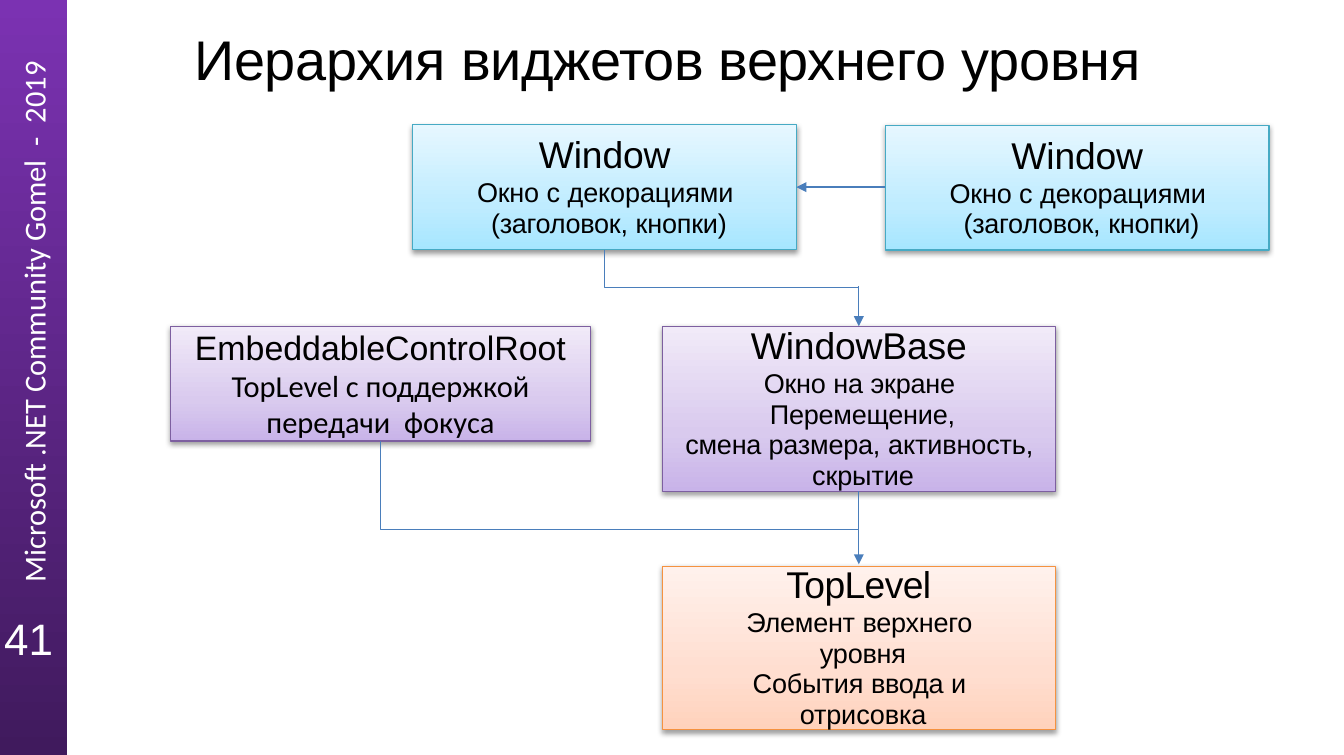
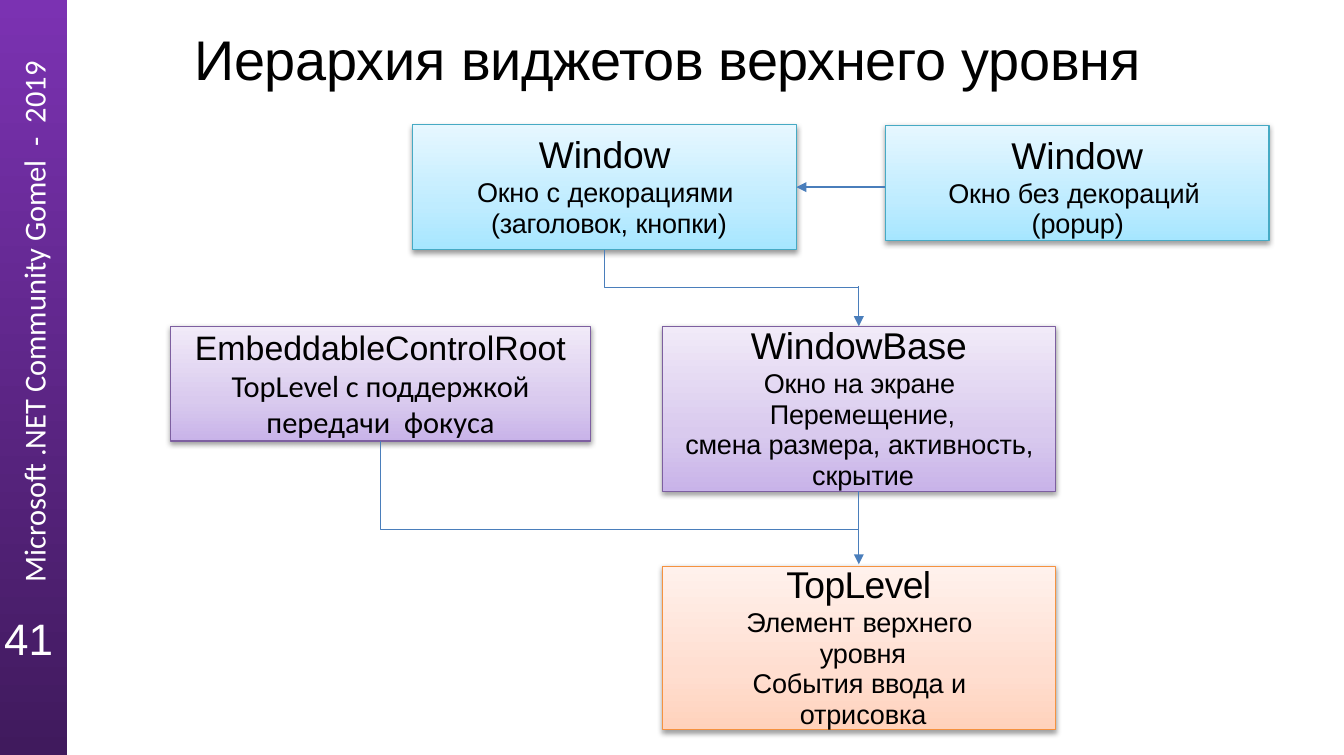
Before and after one commit to Guddiny/NetMeetupGomel20191003, a slide deck: slide 41 of DemoStyles/Presentation/avalonia-UI.pptx. Drawn at 1344x755 pixels with LibreOffice and Linux fonts; fonts in the diff are those of the drawing. Boxes give left, top, right and bottom in pixels: in the first picture for what was removed or moved away, otherwise in the second. Text is boxed around its words. In the diff, an @@ line names an element or a change of style, - is before the commit and + after.

```diff
--- a/DemoStyles/Presentation/avalonia-UI.pptx
+++ b/DemoStyles/Presentation/avalonia-UI.pptx
@@ rectangle "Window" resized from (x1=885, y1=126, x2=1268, y2=250) to (x1=885, y1=126, x2=1268, y2=241) @@
@@ text in rectangle at (x1=948, y1=183, x2=1200, y2=238): text changed @@
-Окно с декорациями (заголовок, кнопки)
+Окно без декораций (popup)
```
Also in this commit, not shown: 3 other slides changed, 1 slide removed.
